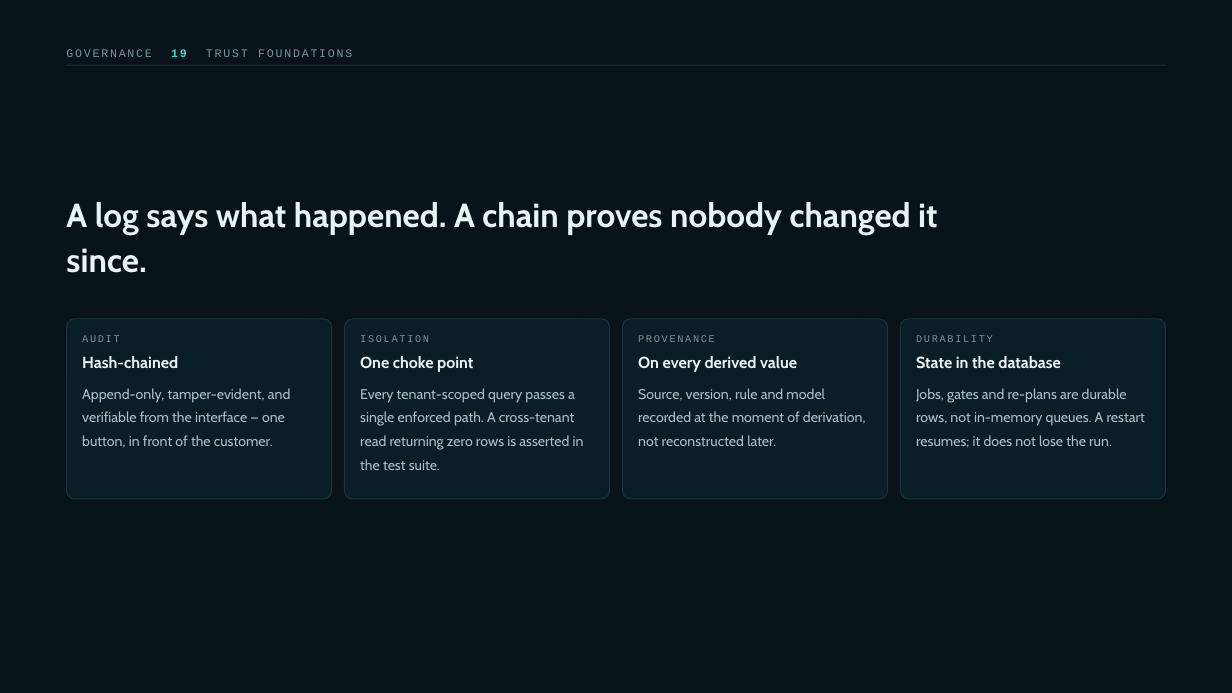
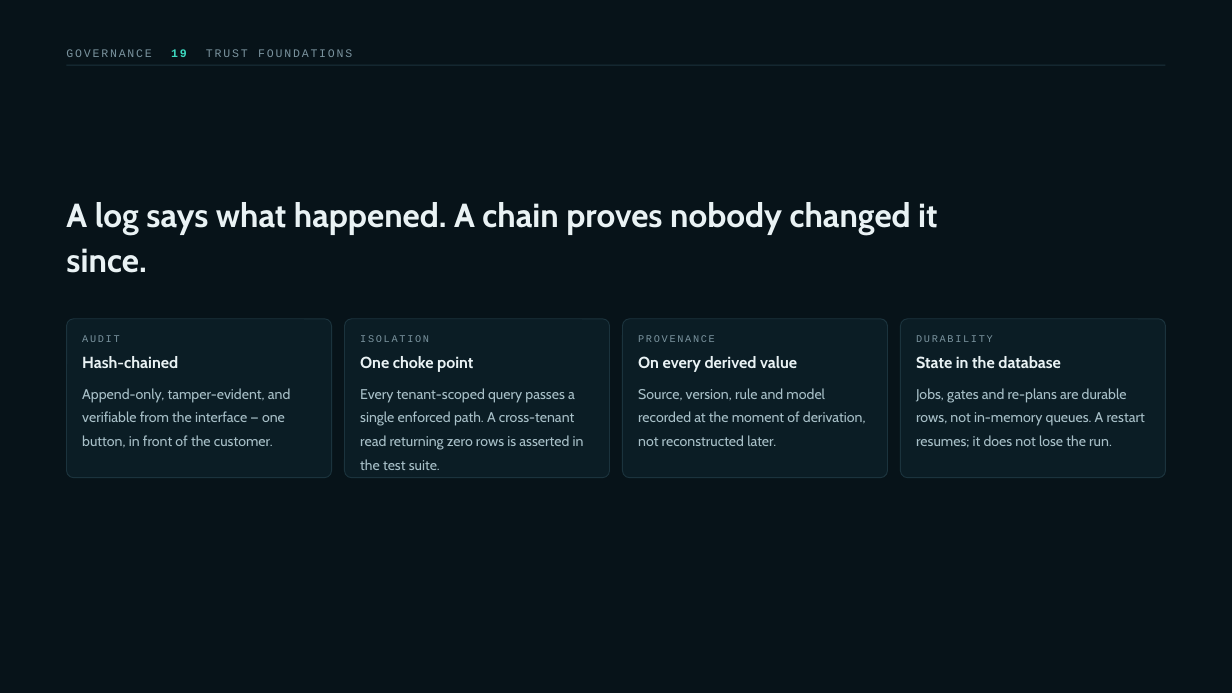
Before and after one commit to divya053/newcomplete, a slide deck: slide 21 of Preckon-system/deliverables/Preckon-Enterprise-Briefing-v2.pptx. Drawn at 1232x693 pixels with LibreOffice and Linux fonts; fonts in the diff are those of the drawing. Boxes give left, top, right and bottom in pixels: in the first picture for what was removed or moved away, otherwise in the second. Text is boxed around its words. In the diff, an @@ line names an element or a change of style, - is before the commit and + after.

```diff
--- a/Preckon-system/deliverables/Preckon-Enterprise-Briefing-v2.pptx
+++ b/Preckon-system/deliverables/Preckon-Enterprise-Briefing-v2.pptx
@@ rounded rectangle: place and size @@
-rounded rectangle at <box>67,319,332,499</box>
+rounded rectangle at <box>67,319,332,478</box>
@@ rounded rectangle: place and size @@
-rounded rectangle at <box>345,319,610,499</box>
+rounded rectangle at <box>345,319,610,478</box>
@@ rounded rectangle: place and size @@
-rounded rectangle at <box>623,319,888,499</box>
+rounded rectangle at <box>623,319,888,478</box>
@@ rounded rectangle: place and size @@
-rounded rectangle at <box>900,319,1165,499</box>
+rounded rectangle at <box>900,319,1165,478</box>
```
Also in this commit, not shown: 2 other slides changed, 1 other file.
